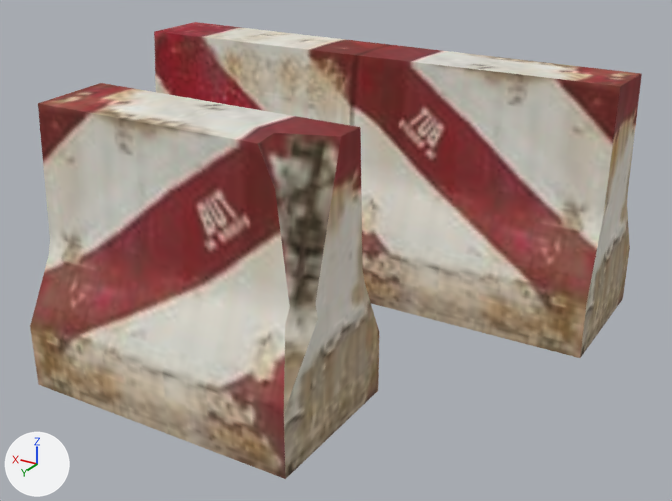
The glTF model packages/client/public/models/sketchfab/barrier.glb as it was, and as the next commit left it.
One viewpoint serves both versions: a 50 mm camera at (-158.0, 288.0, 149.0) aimed at (-14.0, 48.0, 29.0). Arrows for +X, +Y and +Z are at lower left; the lights stay in place. The picture after the commit comes second. Where no turn or scale is listed for an object, it has been applied to the vertices.

In view in the first picture: 'roadblock1_roadblock1_0', 'roadblock2_roadblock1_0'.
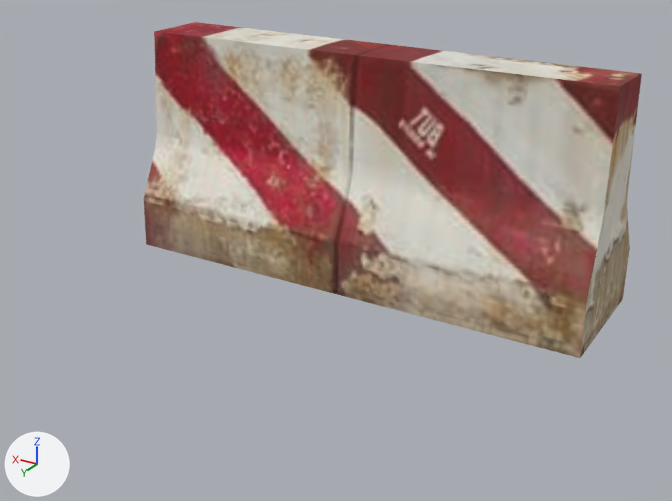
Changed parts and their boxes (x1, y1, x2, y2) in the pictures (672 x 501 px):
'roadblock2_roadblock1_0', deleted
    before: (30, 83, 379, 479)

The change in detail:
Object 'roadblock2_roadblock1_0' (ob_roadblock2_roadblock1_0) is deleted.
